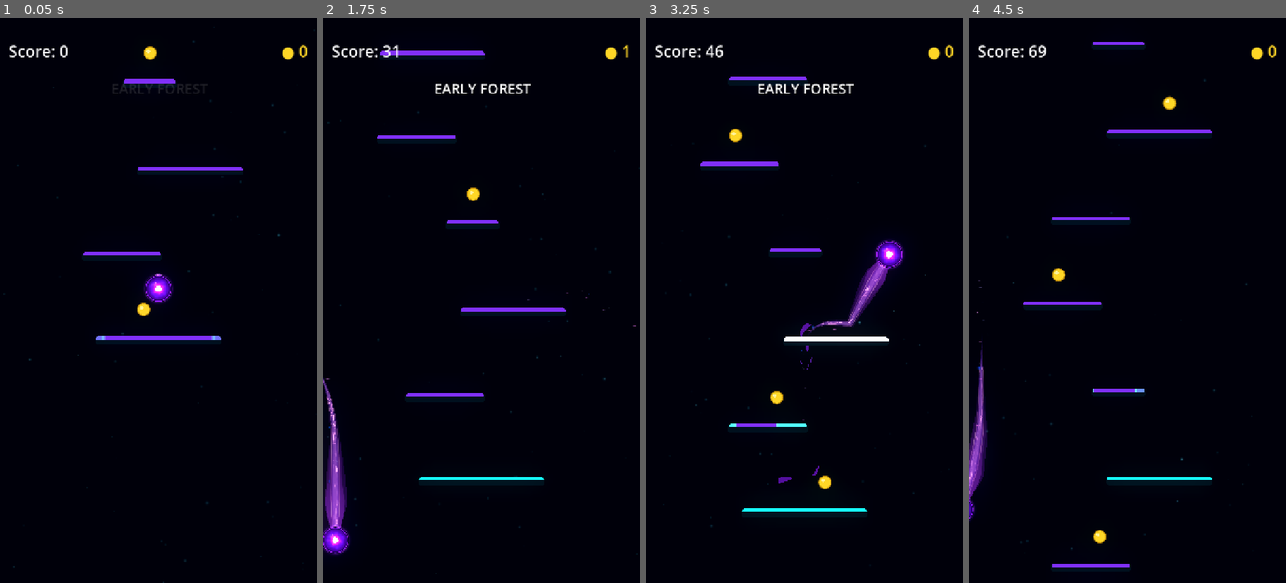
Above: before the commit, frames 1-4 (left to right).
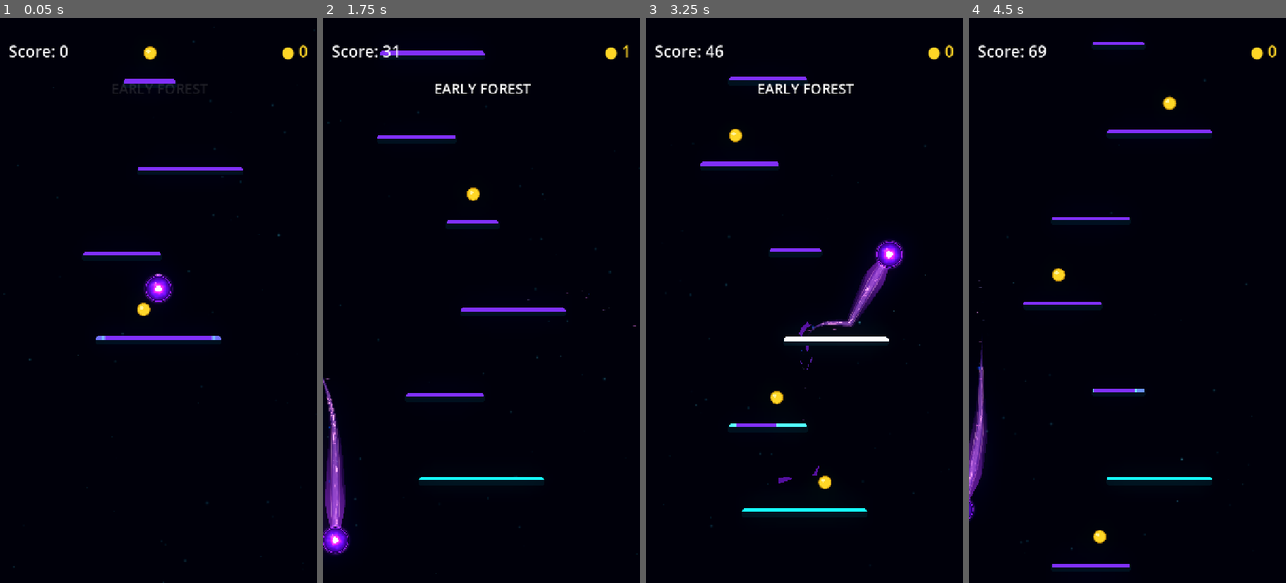
Above: after the commit, the same moments.

Repository: Kryodo/TowerJump
Game: Godot game, scene res://scenes/main.tscn
Two runs of this game, one before a commit and one after it. Both use one fixed random seed, a clock stepped at 60 frames per second and the inputs below.
Inputs (mouse positions are in pixels of both pictures, inside the frame that each line leads up to):
- Up to frame 1 (0.05 s): no input
- Up to frame 2 (1.75 s): move the mouse to (551, 272) at 0.52 s; hold Right (ui_right) 0.53-1.25 s; click (551, 272) at 0.67 s; drag from (418, 328) to (471, 193) at 1.27 s
- Up to frame 3 (3.25 s): click "Nochmal spielen" at 2 s; move the mouse to (836, 176) at 2.77 s; hold Right (ui_right) from 2.78 s (still down)
- Up to frame 4 (4.5 s): release Right (ui_right) at 3.5 s; drag from (1111, 413) to (1057, 215) at 3.52 s; move the mouse to (1222, 385) at 4.27 s; hold Left (ui_left) from 4.28 s (still down)

Frame 1 is identical in both runs. In frame 2, 0.1% of the frame differs, in the area x 0-8%, y 74-90%; in frame 3, less than 0.1%; in frame 4, less than 0.1%.

Commit message:
Replace edge waves with a broad organic membrane swell

Diff:
--- a/scripts/ball_trail.gd
+++ b/scripts/ball_trail.gd
@@ -382,26 +382,23 @@
 	return point - tangent * head_offset + perpendicular * drift
 
 
-func _get_membrane_edge_wave(progress: float, phase_offset: float = 0.0) -> float:
-	var edge_time: float = _trail_time
-	# A broad rolling swell sets the silhouette; offset nested waves keep it
-	# from reading as a regular sine ripple. Each flank uses its own phase.
-	var broad_wave: float = sin(
-		progress * 8.3 - edge_time * 0.82
-		+ sin(progress * 3.1 + edge_time * 0.31 + phase_offset * 0.28) * 0.95
-		+ sin(progress * 5.7 - edge_time * 0.47 + 1.4 - phase_offset * 0.35) * 0.42
-		+ phase_offset
-	)
-	var medium_wave: float = sin(
-		progress * 15.2 + edge_time * 1.07 + 1.7 + phase_offset * 1.13
-	)
-	var detail_wave: float = sin(
-		progress * 26.7 - edge_time * 1.45 + 0.6 - phase_offset * 0.72
-	)
-	var slow_wave: float = sin(
-		progress * 4.1 + edge_time * 0.43 + phase_offset * 0.75
-	)
-	return broad_wave * 0.43 + medium_wave * 0.25 + detail_wave * 0.14 + slow_wave * 0.18
+func _get_membrane_swell(progress: float, side_offset: float = 0.0) -> float:
+	# One broad bulge travels slowly from the upper ribbon toward the tail, then
+	# fades before looping. A small trailing relaxation makes it feel elastic,
+	# without turning the silhouette into a row of rapid sinusoidal ripples.
+	var cycle: float = fposmod(_trail_time * 0.14, 1.0)
+	var swell_center: float = lerpf(0.18, 0.82, cycle)
+	var activation: float = (
+		smoothstep(0.0, 0.14, cycle)
+		* (1.0 - smoothstep(0.78, 0.98, cycle))
+	)
+	var offset: float = progress - (swell_center + side_offset)
+	var broad_bulge: float = exp(-offset * offset * 32.0)
+	var relaxation_offset: float = progress - (swell_center + side_offset + 0.16)
+	var trailing_relaxation: float = exp(
+		-relaxation_offset * relaxation_offset * 180.0
+	)
+	return activation * (broad_bulge - trailing_relaxation * 0.28)
 
 
 func _update_unified_comet_shape(delta: float = 0.0) -> void:
@@ -461,14 +458,24 @@
 	var lower_half_widths: Array[float] = []
 	for i in range(path.size()):
 		var progress: float = cumulative_distances[i] / total_distance
-		# Leave the orb connection untouched, then let two differently phased
-		# edge waves pull the membrane edges independently as they travel rearward.
+		# Keep the orb connection stable. A broad asymmetric swell moves down the
+		# membrane, while a passing energy pulse adds only a small local response.
 		var edge_envelope: float = smoothstep(0.025, 0.19, progress)
-		var upper_wave: float = _get_membrane_edge_wave(progress)
-		var lower_wave: float = _get_membrane_edge_wave(progress, 2.05)
+		var upper_swell: float = _get_membrane_swell(progress, -0.025)
+		var lower_swell: float = _get_membrane_swell(progress, 0.035)
+		var pulse_swell: float = 0.0
+		if _pulse_active:
+			var pulse_offset: float = progress - _pulse_progress
+			pulse_swell = exp(-pulse_offset * pulse_offset * 110.0)
 		var base_half_width: float = half_widths[i]
-		var upper_width: float = base_half_width * maxf(0.72, 1.0 + upper_wave * 0.26 * edge_envelope)
-		var lower_width: float = base_half_width * maxf(0.72, 1.0 + lower_wave * 0.26 * edge_envelope)
+		var upper_modulation: float = upper_swell * 0.075 + pulse_swell * 0.035
+		var lower_modulation: float = lower_swell * 0.075 + pulse_swell * 0.025
+		var upper_width: float = base_half_width * maxf(
+			0.90, 1.0 + upper_modulation * edge_envelope
+		)
+		var lower_width: float = base_half_width * maxf(
+			0.90, 1.0 + lower_modulation * edge_envelope
+		)
 		upper_half_widths.append(upper_width)
 		lower_half_widths.append(lower_width)
 		upper_edge_points.append(path[i] + normals[i] * upper_width)
